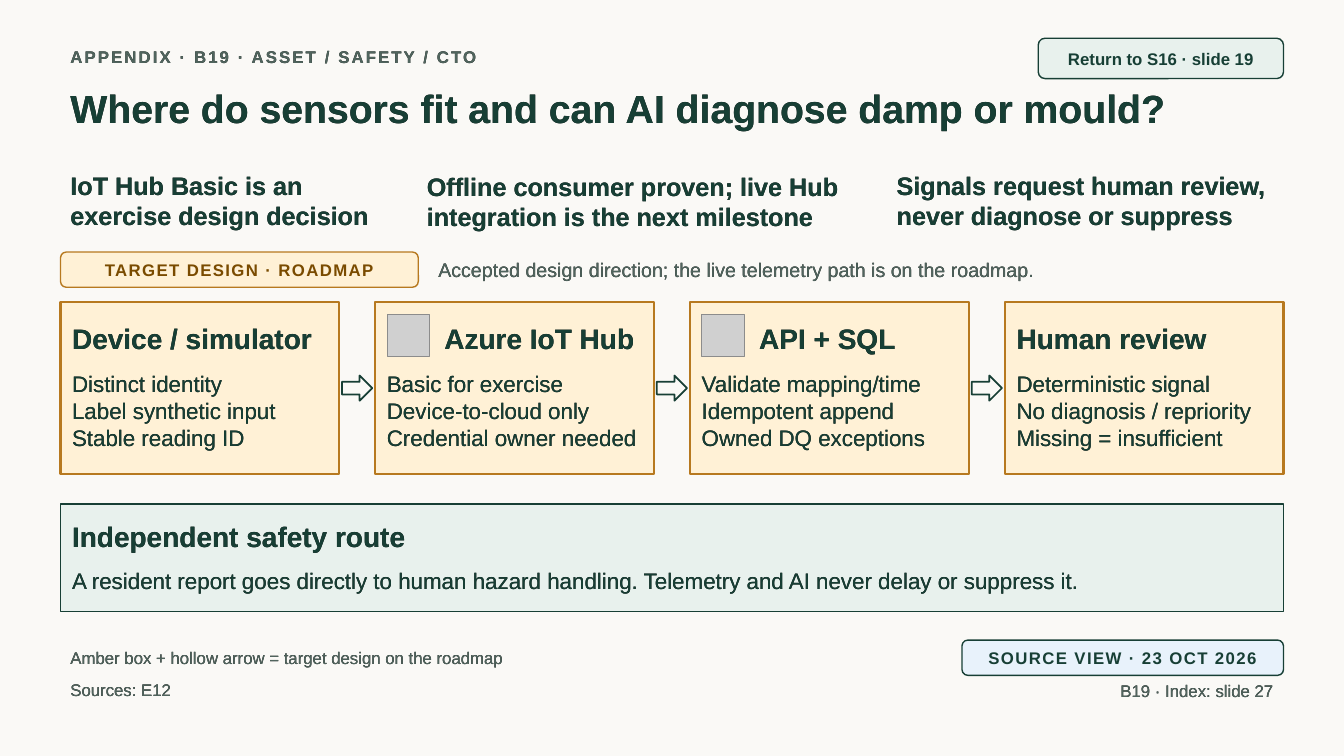
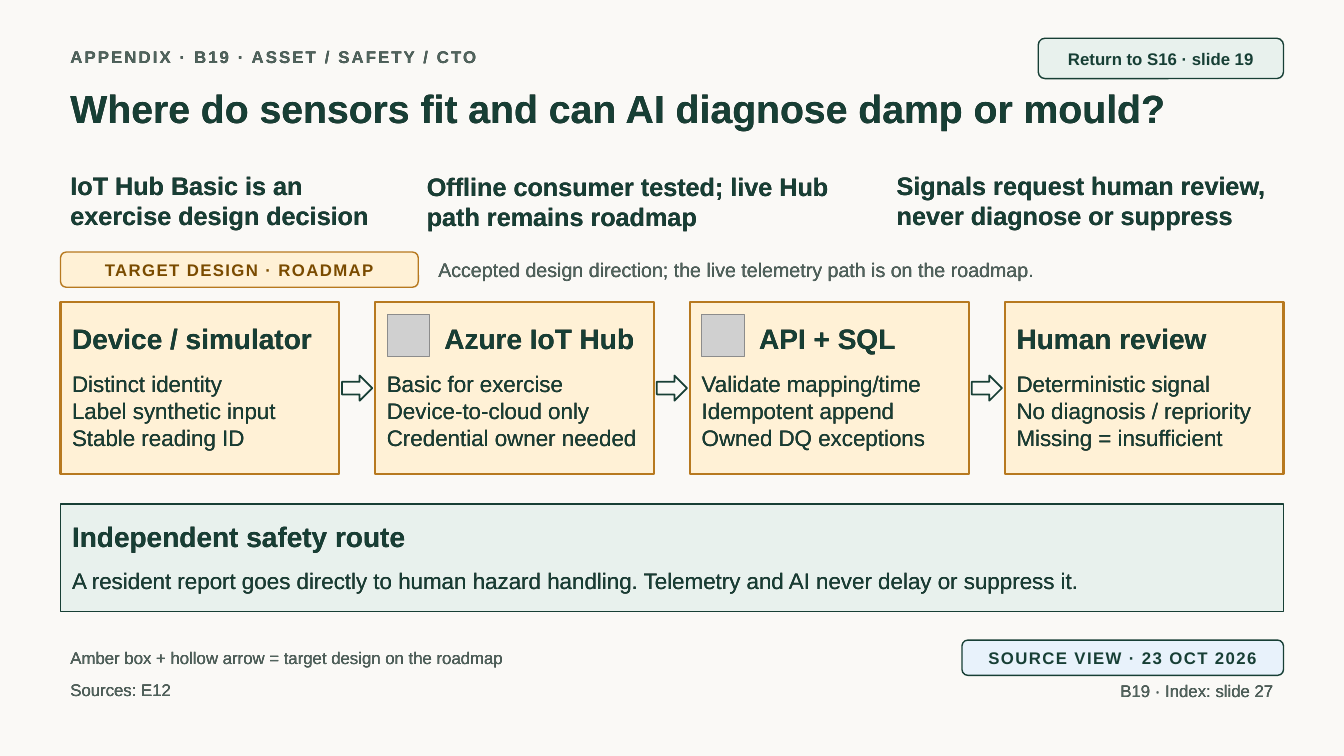
Before and after one commit to jmservera/ama, a slide deck: slide 46 of docs/capstone/deck/zava-forward-cowork-v2-draft.pptx. Drawn at 1344x756 pixels with LibreOffice and Linux fonts; fonts in the diff are those of the drawing; grey boxes stand for pictures. Boxes give left, top, right and bottom in pixels: in the first picture for what was removed or moved away, otherwise in the second. Text is boxed around its words. In the diff, an @@ line names an element or a change of style, - is before the commit and + after.

```diff
--- a/docs/capstone/deck/zava-forward-cowork-v2-draft.pptx
+++ b/docs/capstone/deck/zava-forward-cowork-v2-draft.pptx
@@ text at [427, 177, 828, 232]: text changed @@
-Offline consumer proven; live Hub integration is the next milestone
+Offline consumer tested; live Hub path remains roadmap
```
Also in this commit, not shown: 4 other slides changed, 18 other files.
